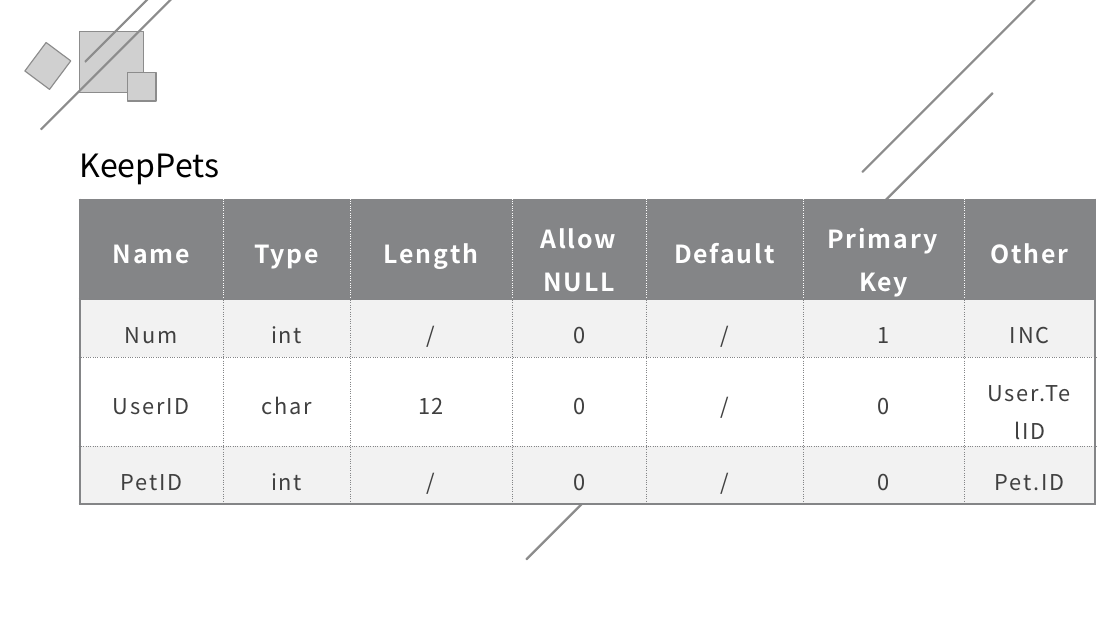
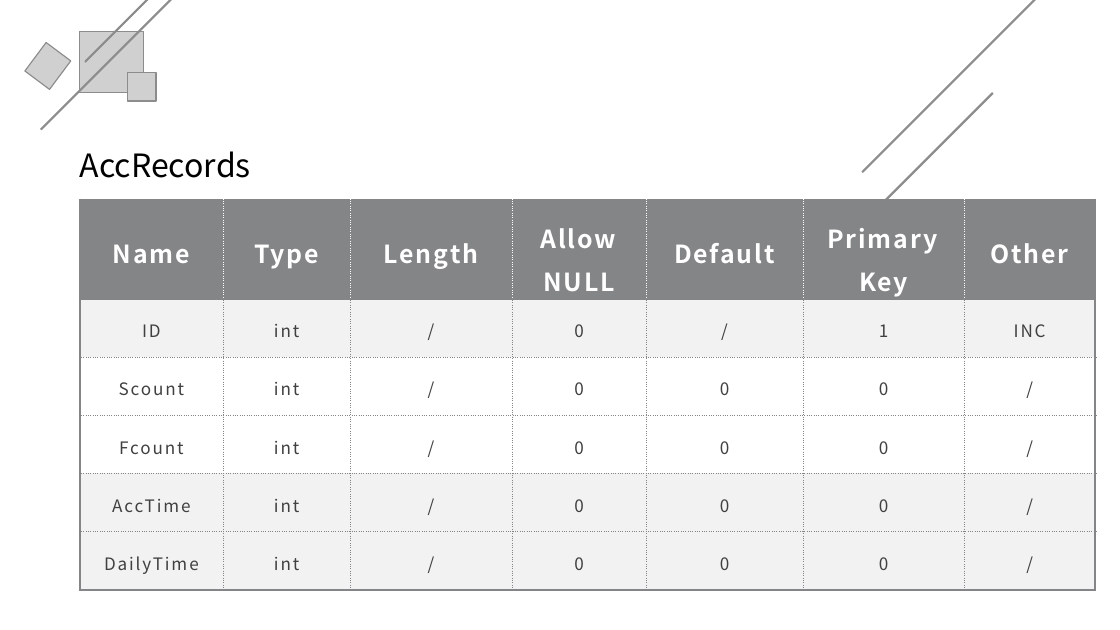
Before and after one commit to xubanxian233/teamProjiect, a slide deck: slide 16 of 文档/TimeMaster_数据库设计答辩.pptx. Drawn at 1120x630 pixels with LibreOffice and Linux fonts; fonts in the diff are those of the drawing; grey boxes stand for pictures. Boxes give left, top, right and bottom in pixels: in the first picture for what was removed or moved away, otherwise in the second. Text is boxed around its words. In the diff, an @@ line names an element or a change of style, - is before the commit and + after.

```diff
--- a/文档/TimeMaster_数据库设计答辩.pptx
+++ b/文档/TimeMaster_数据库设计答辩.pptx
@@ text at [80,151,251,178]: text changed @@
-KeepPets
+AccRecords
@@ table at [80,199,1096,589] @@
-row 2: Num | int | / | 0 | / | 1 | INC
-row 3: UserID | char | 12 | 0 | / | 0 | User.TelID
-row 4: PetID | int | / | 0 | / | 0 | Pet.ID
+row 2: ID | int | / | 0 | / | 1 | INC
+row 3: Scount | int | / | 0 | 0 | 0 | /
+row 4: Fcount | int | / | 0 | 0 | 0 | /
+row 5: AccTime | int | / | 0 | 0 | 0 | /
+row 6: DailyTime | int | / | 0 | 0 | 0 | /
```
Also in this commit, not shown: 8 other slides changed, 3 slides added, 1 other file.
